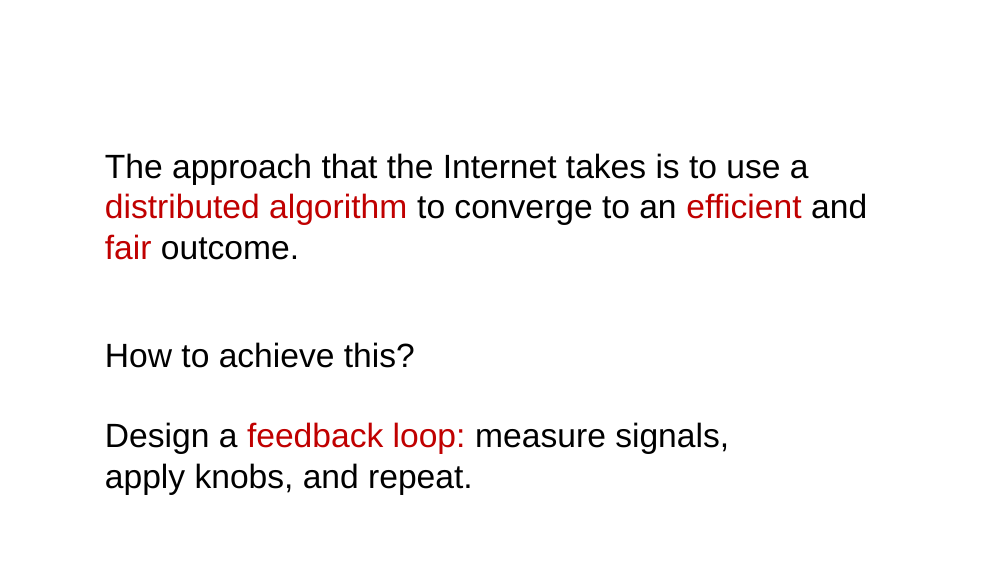
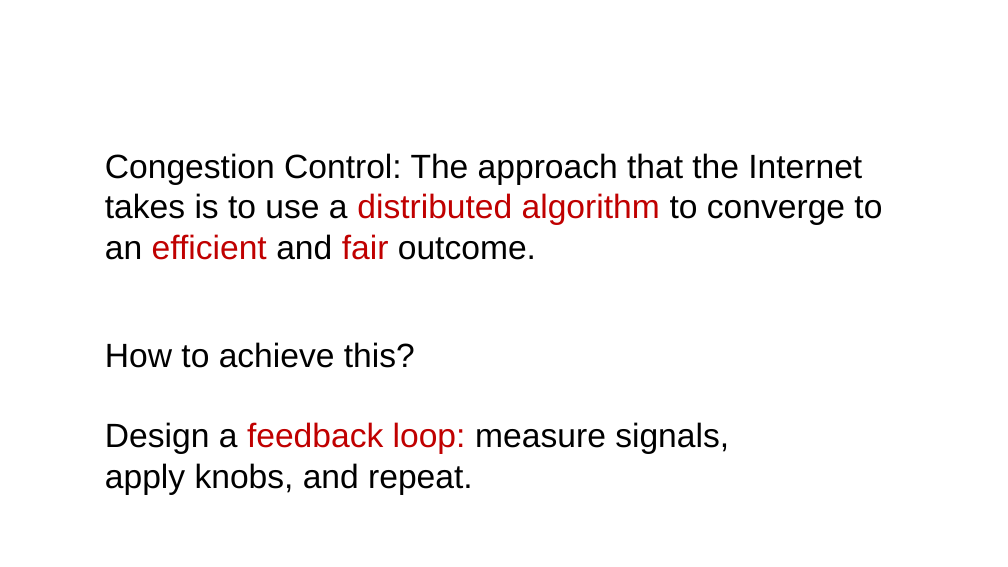
Before and after one commit to ngsrinivas/coursegen, a slide deck: slide 15 of ex/352-S21/staging/352-S21/lectures/transport-tcp-congestion-control-1.pptx (slide 5 before the commit). Drawn at 1008x567 pixels with LibreOffice and Linux fonts; fonts in the diff are those of the drawing. Boxes give left, top, right and bottom in pixels: in the first picture for what was removed or moved away, otherwise in the second. Text is boxed around its words. In the diff, an @@ line names an element or a change of style, - is before the commit and + after.

```diff
--- a/ex/352-S21/staging/352-S21/lectures/transport-tcp-congestion-control-1.pptx
+++ b/ex/352-S21/staging/352-S21/lectures/transport-tcp-congestion-control-1.pptx
@@ text at box(105, 153, 882, 260): text changed @@
-The approach that the Internet takes is to use a distributed algorithm to converge to an efficient and fair outcome.
+Congestion Control: The approach that the Internet takes is to use a distributed algorithm to converge to an efficient and fair outcome.
```
Also in this commit, not shown: 3 other slides changed, 12 slides added, 2 slides removed, 4 other files.
